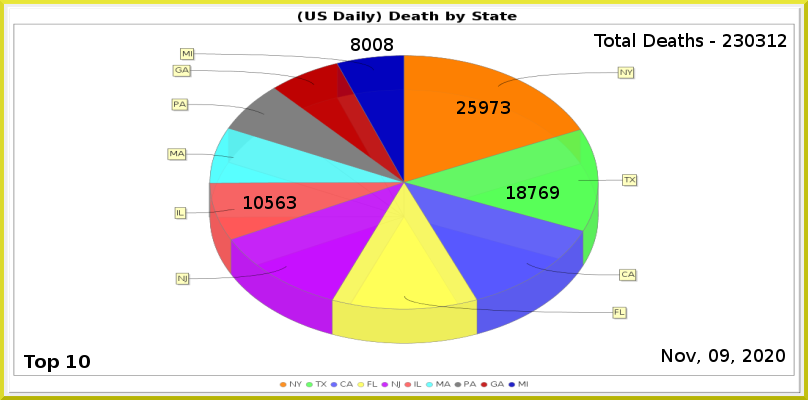
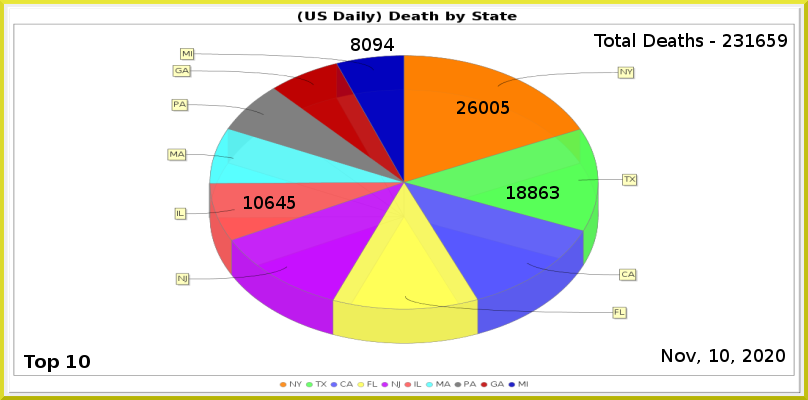
Layered file, before and after one edit (808 x 400). Changes by layer:
painted on "Least" over (373, 38, 394, 51)
painted on "6" over (265, 196, 296, 209)
painted on "2" over (528, 186, 559, 199)
painted on "1" over (468, 101, 510, 114)
renamed "Total Deaths - 230312" to "Total Deaths - 231659", painted on it over (745, 34, 787, 47)
painted on "Current Date" over (709, 349, 729, 362)
painted on "Death_by_State.png" over (167, 48, 639, 344)
